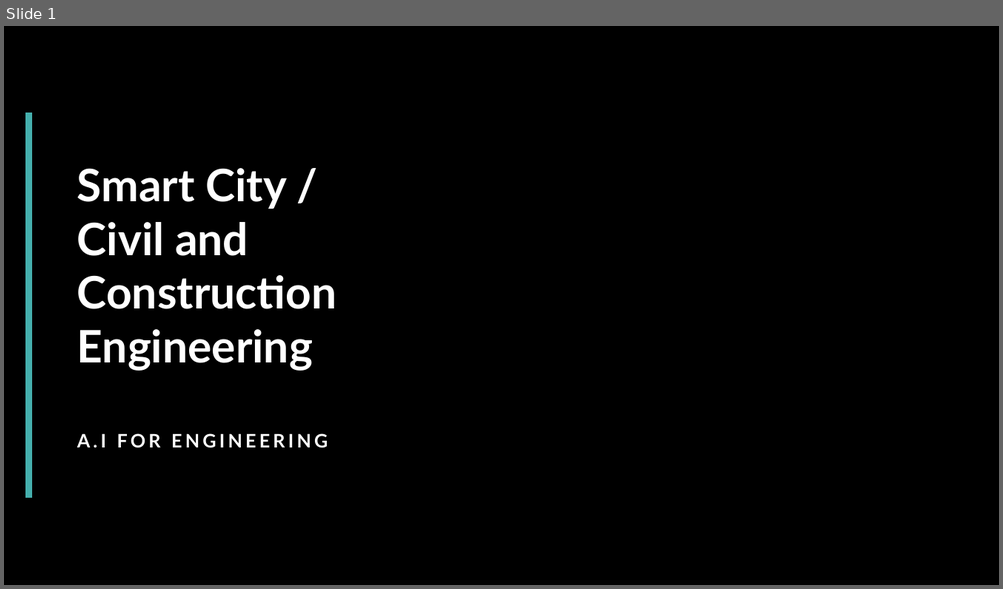
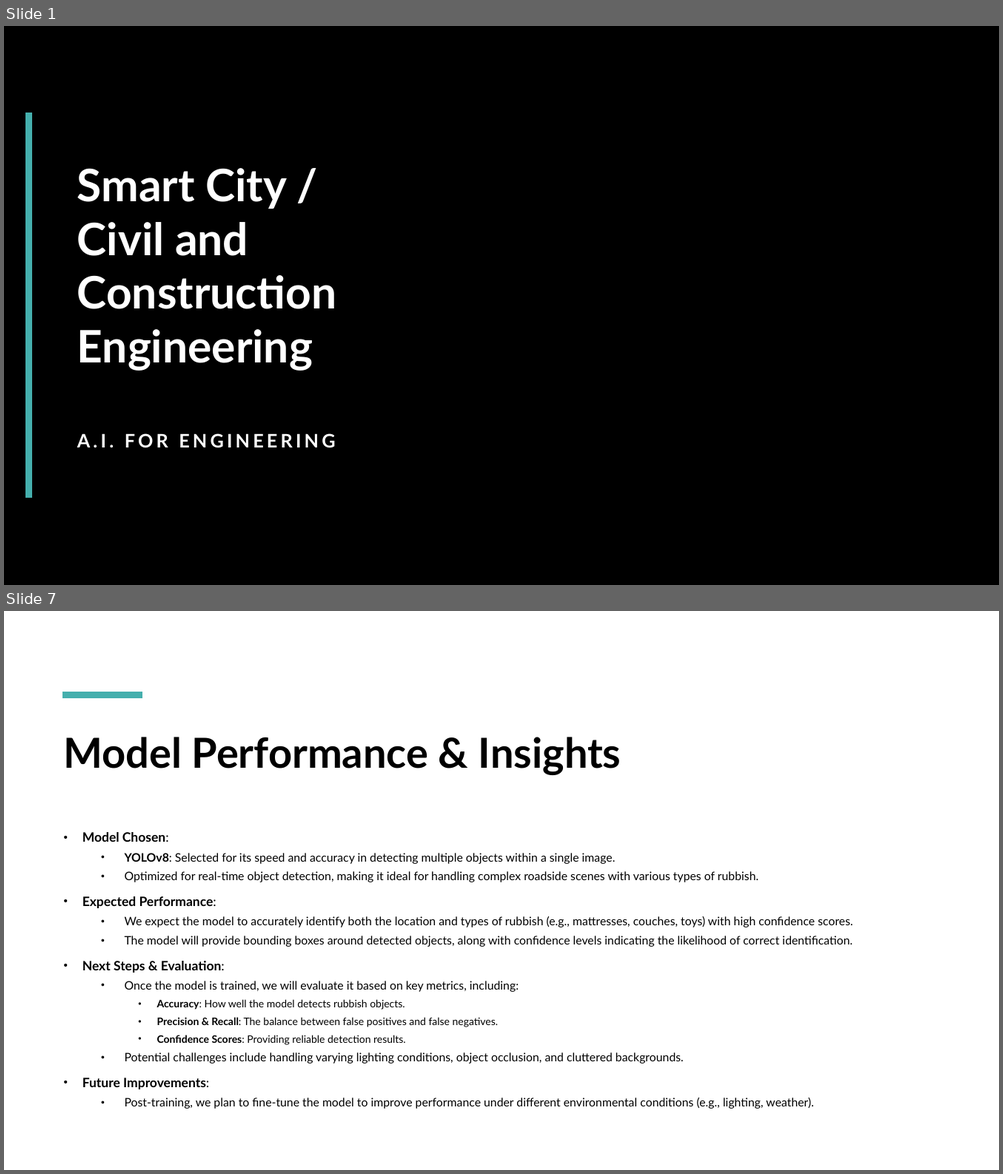
Before and after one commit to kinqsradio/COS40007-Artificial-Intelligence-for-Engineering, a slide deck: group_assignment/presentation/presentation.pptx. Shown one above the other, each under a label of ours: slide 1 before the commit, slides 1 and 7 after it; the slides between them are not shown. The pictures are 1003x589 and 1003x1174 pixels, drawn with LibreOffice and Linux fonts; fonts in the diff are those of the drawing; background and template pictures are left out. Boxes give left, top, right and bottom in pixels: in the first picture for what was removed or moved away, otherwise in the second. Text is boxed around its words. In the diff, an @@ line names an element or a change of style, - is before the commit and + after.

```diff
--- a/group_assignment/presentation/presentation.pptx
+++ b/group_assignment/presentation/presentation.pptx
@@ slide 7 added at (4,611,999,1170), background #FFFFFF @@
@@ line added from (62, 695) to (142, 695), #45AFAD 6 pt @@
@@ title added at (64,737,621,775), 40 pt, text #000000, bold @@
+Model Performance & Insights
@@ text added at (82,832,853,1109), 11.2 pt, text #000000 @@
+• Model Chosen:
+  • YOLOv8: Selected for its speed and accuracy in detecting multiple objects within a single image.
+  • Optimized for real-time object detection, making it ideal for handling complex roadside scenes with various types of rubbish.
+• Expected Performance:
+  • We expect the model to accurately identify both the location and types of rubbish (e.g., mattresses, couches, toys) with high confidence scores.
+  • The model will provide bounding boxes around detected objects, along with confidence levels indicating the likelihood of correct identification.
+• Next Steps & Evaluation:
+  • Once the model is trained, we will evaluate it based on key metrics, including:
+    • Accuracy: How well the model detects rubbish objects.
+    • Precision & Recall: The balance between false positives and false negatives.
+    • Confidence Scores: Providing reliable detection results.
+  • Potential challenges include handling varying lighting conditions, object occlusion, and cluttered backgrounds.
+• Future Improvements:
+  • Post-training, we plan to fine-tune the model to improve performance under different environmental conditions (e.g., lighting, weather).
@@ slide 1 changed as well @@
@@ subtitle at (77,434,335,449): text changed @@
-A.I FOR ENGINEERING
+A.I. FOR ENGINEERING
```
Also in this commit, not shown: 1 other slide changed, 4 other slides added, 4 slides removed.
